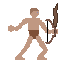
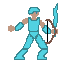
The second w=64, h=64 image is a revision of the first. Changes to its layers:
added layer "diamondSword" above "steelSword" over 53, 3, 58, 37
added layer "steelSword" above "woodSword" over 53, 3, 58, 37
added layer "diamond rBoot" above "steel rBoot" over 37, 49, 48, 60
added layer "steel rBoot" above "bronze rBoot" over 37, 49, 48, 60
added layer "bronze rBoot" above "diamond lBoot" over 37, 49, 48, 60
added layer "diamond lBoot" above "steel lBoot" over 14, 49, 28, 60
added layer "steel lBoot" above "bronze lBoot" over 14, 49, 28, 60
added layer "bronze lBoot" above "rFoot" over 14, 49, 28, 60
added layer "diamond rPants" above "steel rPants" over 35, 34, 48, 49
added layer "steel rPants" above "bronze rPants" over 35, 34, 48, 49
added layer "bronze rPants" above "rThigh" over 35, 34, 48, 49
added layer "diamond lPants" above "steel lPants" over 22, 34, 34, 49
added layer "steel lPants" above "bronze lPants" over 22, 34, 34, 49
added layer "bronze lPants" above "lThigh" over 22, 34, 34, 49
added layer "diamond rGauntlets" above "steel rGauntlets" over 42, 25, 51, 34
added layer "steel rGauntlets" above "bronze rGauntlets" over 42, 25, 51, 34
added layer "bronze rGauntlets" above "rArm" over 42, 25, 51, 34
added layer "diamond lGauntlets" above "steel lGauntlets" over 15, 22, 24, 31
added layer "diamondCuraiss" above "SteelCuraiss" over 28, 17, 42, 39
added layer "SteelCuraiss" above "bronzeCuraiss" over 28, 17, 42, 39
added layer "bronzeCuraiss" above "Body" over 28, 17, 42, 39
added layer "diamond Helmet" above "steel Helmet" over 28, 7, 40, 15
added layer "steel Helmet" above "bronze Helmet" over 28, 7, 40, 15
added layer "bronze Helmet" above "Head" over 28, 7, 40, 15
…and 2 more changes (2 added)
